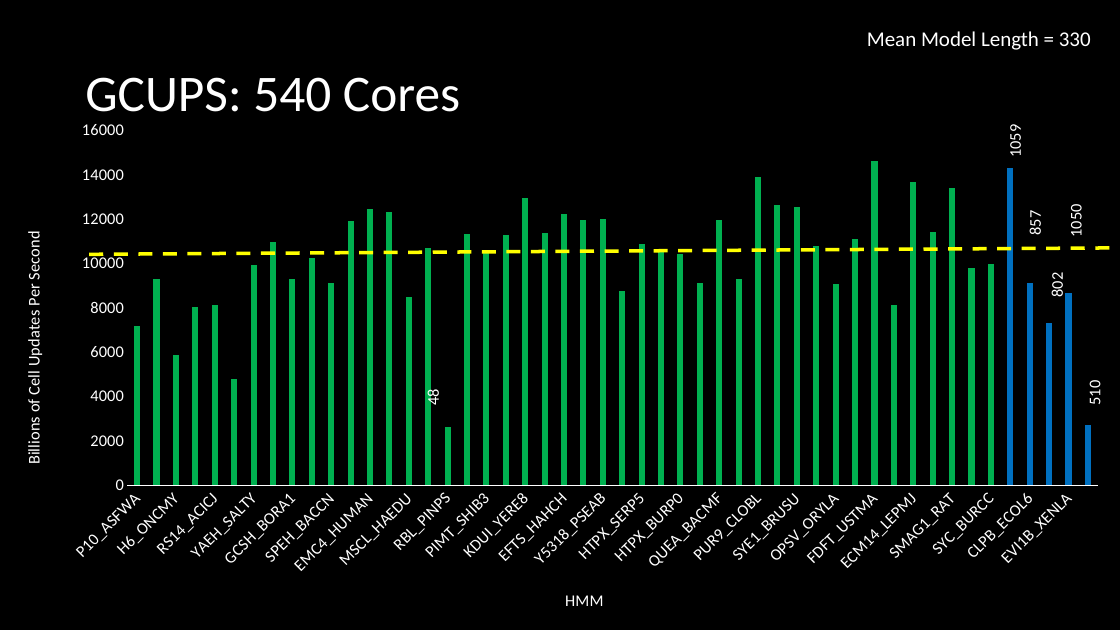
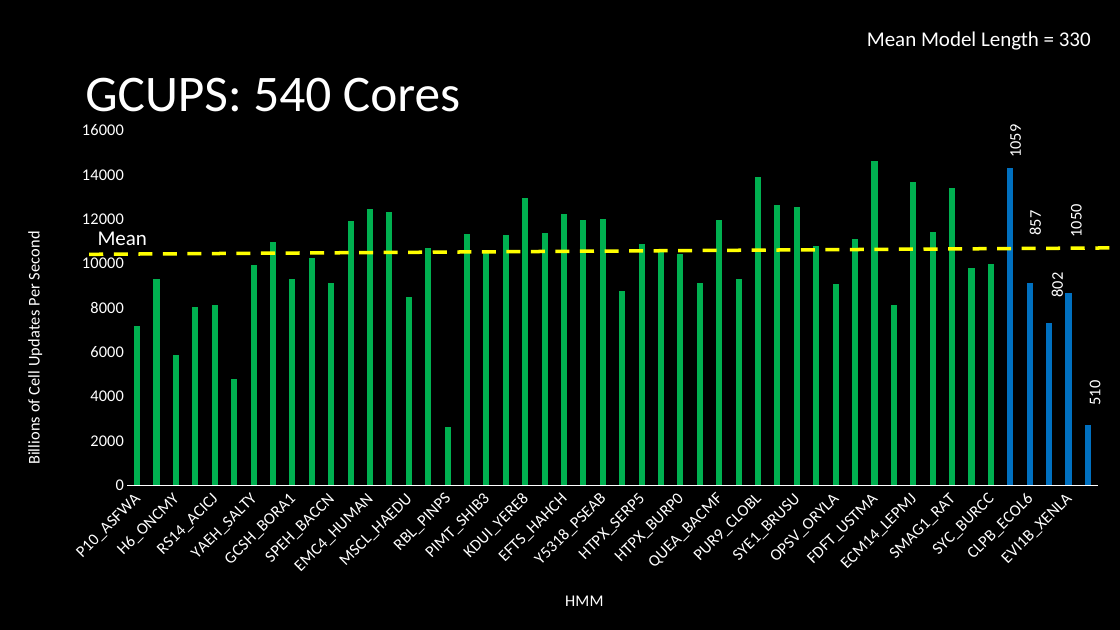
Before and after one commit to npcarter/data, a slide deck: slide 14 of Lab Meeting 5_25_17.pptx (slide 10 before the commit). Drawn at 1120x630 pixels with LibreOffice and Linux fonts; fonts in the diff are those of the drawing. Boxes give left, top, right and bottom in pixels: in the first picture for what was removed or moved away, otherwise in the second. Text is boxed around its words. In the diff, an @@ line names an element or a change of style, - is before the commit and + after.

```diff
--- a/Lab Meeting 5_25_17.pptx
+++ b/Lab Meeting 5_25_17.pptx
@@ text added at [98,231,147,245], 18 pt, text #FFFFFF @@
+Mean
@@ text removed at [423,390,443,406] @@
-48
```
Also in this commit, not shown: 3 other slides changed, 8 slides added, 1 other file.
